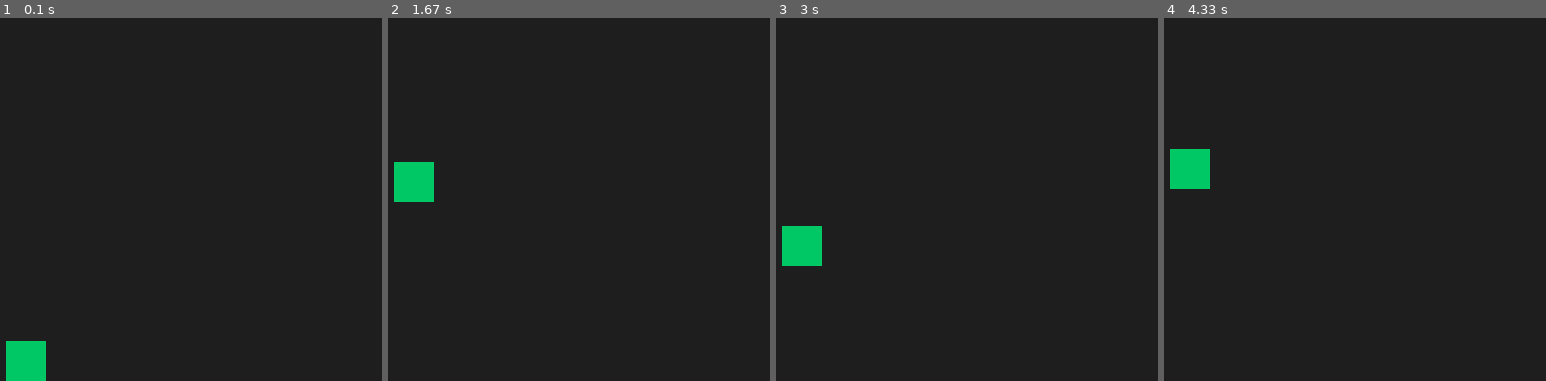
Above: before the commit, frames 1-4 (left to right).
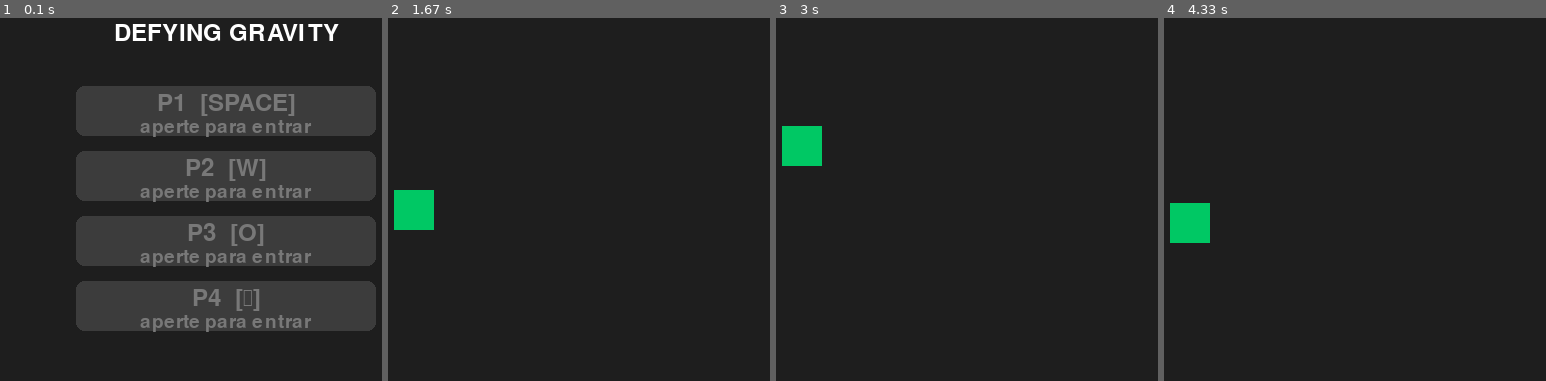
Above: after the commit, the same moments.

Repository: leomarsolla/pygameleomarcondes
Game: pygame game, started from jogo.py
Same seed, same stepped clock (60 frames per second), same inputs: the game is played once before the commit and once after it.
Inputs:
- Up to frame 1 (0.1 s): no input
- Up to frame 2 (1.67 s): tap Space at 0.33, 1.07, 1.37, 1.57 s; tap Enter at 0.67 s
- Up to frame 3 (3 s): tap Space at 1.87, 2.07, 2.37, 2.63, 2.97 s; tap W at 2.15 s
- Up to frame 4 (4.33 s): tap Space at 3.27, 3.4, 3.8, 4.1 s; tap W at 3.48 s

The runs differ from the first frame. In frame 1, 46% of the frame differs, in the area x 1-99%, y 1-100%; in frame 2, 1.6%; in frame 3, 2.3%; in frame 4, 2.3%.

Commit message:
adicao de mais players

Diff:
--- a/jogo.py
+++ b/jogo.py
@@ -1,5 +1,6 @@
 import pygame
 import random
+
 pygame.init()
 
 WIDTH = 600
@@ -7,14 +8,36 @@
 window = pygame.display.set_mode((WIDTH, HEIGHT))
 pygame.display.set_caption('Defying Gravity')
 
+PLAYER_COLORS = [
+    (0, 200, 100),
+    (70, 130, 255),
+    (255, 80, 80),
+    (255, 200, 0),
+]
+
+PLAYER_KEYS = [
+    pygame.K_SPACE,
+    pygame.K_w,
+    pygame.K_o,
+    pygame.K_UP,
+]
+
+KEY_NAMES = ['SPACE', 'W', 'O', '↑']
+
 class Player(pygame.sprite.Sprite):
-    def __init__(self):
+    def __init__(self, player_id, color, flip_key):
         pygame.sprite.Sprite.__init__(self)
+
+        self.player_id = player_id
+        self.flip_key = flip_key
+
         self.image = pygame.Surface((40, 40))
-        self.image.fill((0, 200, 100))
+        self.image.fill(color)
         self.rect = self.image.get_rect()
+
         self.rect.x = 80
-        self.rect.y = HEIGHT - 40
+        self.rect.y = 0  # posicionado depois, na hora de criar
+
         self.vel_y = 0
         self.gravity_dir = 1
 
@@ -33,13 +56,70 @@
             self.rect.top = 0
             self.vel_y = 0
 
-game = True
 clock = pygame.time.Clock()
 FPS = 30
+font = pygame.font.SysFont(None, 36)
+font_small = pygame.font.SysFont(None, 28)
 
+# ===== LOBBY =====
+ready = [False, False, False, False]
+in_lobby = True
+
+while in_lobby:
+    clock.tick(FPS)
+
+    for event in pygame.event.get():
+        if event.type == pygame.QUIT:
+            pygame.quit()
+            exit()
+        if event.type == pygame.KEYDOWN:
+            for i, key in enumerate(PLAYER_KEYS):
+                if event.key == key:
+                    ready[i] = not ready[i]  # toggle: aperta de novo pra sair
+            if event.key == pygame.K_RETURN and any(ready):
+                in_lobby = False
+
+    window.fill((30, 30, 30))
+
+    title = font.render('DEFYING GRAVITY', True, (255, 255, 255))
+    window.blit(title, (WIDTH // 2 - title.get_width() // 2, 40))
+
+    for i in range(4):
+        label = f'P{i+1}  [{KEY_NAMES[i]}]'
+        status = 'PRONTO!' if ready[i] else 'aperte para entrar'
+        color = PLAYER_COLORS[i] if ready[i] else (120, 120, 120)
+
+        text = font.render(label, True, color)
+        sub = font_small.render(status, True, color)
+
+        y = 110 + i * 65
+        pygame.draw.rect(window, color if ready[i] else (60, 60, 60),
+                         (WIDTH // 2 - 150, y - 5, 300, 50), border_radius=8)
+        window.blit(text, (WIDTH // 2 - text.get_width() // 2, y))
+        window.blit(sub, (WIDTH // 2 - sub.get_width() // 2, y + 26))
+
+    if any(ready):
+        enter_text = font_small.render('ENTER para começar', True, (200, 200, 200))
+        window.blit(enter_text, (WIDTH // 2 - enter_text.get_width() // 2, 375))
+
+    pygame.display.update()
+
+# ===== CRIANDO OS PLAYERS QUE ENTRARAM =====
 all_sprites = pygame.sprite.Group()
-player = Player()
-all_sprites.add(player)
+players = pygame.sprite.Group()
+
+active_players = [i for i in range(4) if ready[i]]
+num_players = len(active_players)
+
+for slot, i in enumerate(active_players):
+    p = Player(i + 1, PLAYER_COLORS[i], PLAYER_KEYS[i])
+    # distribui verticalmente só entre os que entraram
+    p.rect.y = (HEIGHT // (num_players + 1)) * (slot + 1) - 20
+    all_sprites.add(p)
+    players.add(p)
+
+# ===== GAME LOOP =====
+game = True
 
 while game:
     clock.tick(FPS)
@@ -48,8 +128,9 @@
         if event.type == pygame.QUIT:
             game = False
         if event.type == pygame.KEYDOWN:
-            if event.key == pygame.K_SPACE:
-                player.flip_gravity()
+            for player in players:
+                if event.key == player.flip_key:
+                    player.flip_gravity()
 
     all_sprites.update()
 
Not shown, changed: README.md
